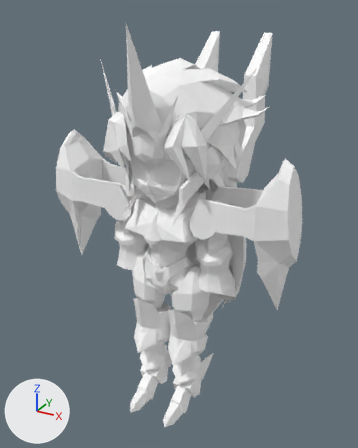
Renders of the glTF model packages/bootleg-toys/public/kitbash/X005_075_valsione_r_db.glb from each side of a commit.
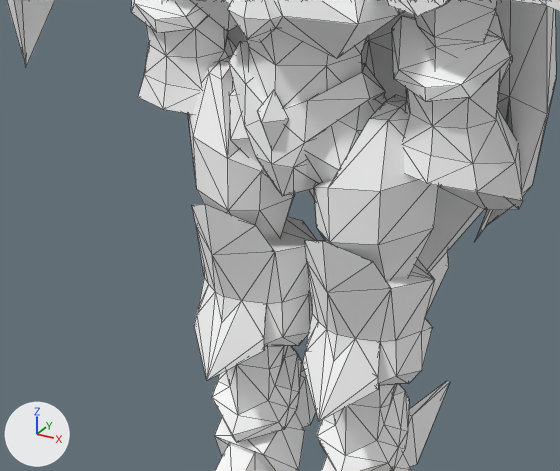
There are two pictures of each version: one whole from a 50 mm lens placed at (1.11, -1.94, 2.01), pointed at (-0.06, 0.19, 0.95), one close up on the part from 21% to 69% of the width and 52% to 85% of the height. The lights are fixed; the arrows at lower left show +X, +Y and +Z. The first two pictures are the older version. The close-ups show mesh edges as thin lines.

The scene before the commit, as lines of its bpy script (objects in view):
```python
me_mesh_0 = bpy.data.meshes.new('Mesh_0')
me_mesh_0.from_pydata(...)  # 1671 vertices, 2992 faces; spans x -0.64..0.64, y -0.32..0.8, z 0.0..1.96
me_mesh_0.materials.append(mat_material_0)  # white #ffffff
ob_body = bpy.data.objects.new('body', me_mesh_0)
ob_body.location = (0.0, 0.0, 0.0)
```
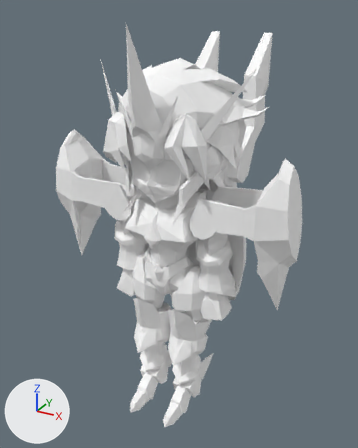
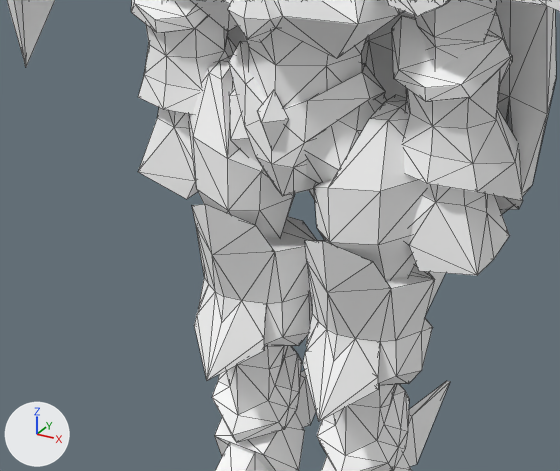
Location of each change, [x1, y1, x2, y2] in pixels of the close-ups (560 x 471 px):
```json
{"part": 1, "of": "me_mesh_0", "change": "added", "after": [138, 108, 198, 199]}
{"part": 2, "of": "me_mesh_0", "change": "added", "after": [406, 183, 510, 275]}
```

Edits to the scene script, one JSON object a line:
```json
{"block": "me_mesh_0", "where": "# used by ob_body; location = (0.0, 0.0, 0.0)"}
{"op": "remove", "block": "me_mesh_0", "code": "me_mesh_0.from_pydata(...)  # 1671 vertices, 2992 faces; spans x -0.64..0.64, y -0.32..0.8, z 0.0..1.96"}
{"op": "add", "block": "me_mesh_0", "code": "me_mesh_0.from_pydata(...)  # 1727 vertices, 3096 faces; spans x -0.64..0.64, y -0.32..0.8, z 0.0..1.96"}
{"block": "me_mesh_0", "change": "me_mesh_0 part 1: a new loose piece of 28 vertices spanning x -0.31..-0.18, y -0.05..0.07, z 0.57..0.76, in mat_material_0 (white #ffffff)"}
{"block": "me_mesh_0", "change": "me_mesh_0 part 2: a new loose piece of 28 vertices spanning x 0.18..0.31, y -0.05..0.07, z 0.57..0.76, in mat_material_0 (white #ffffff)"}
```
